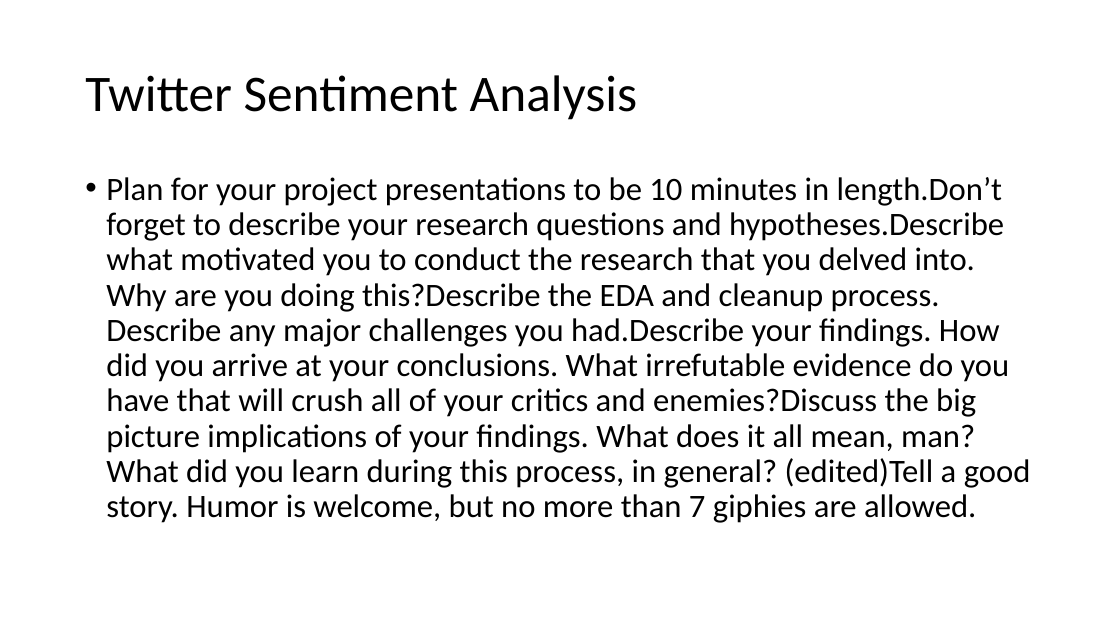
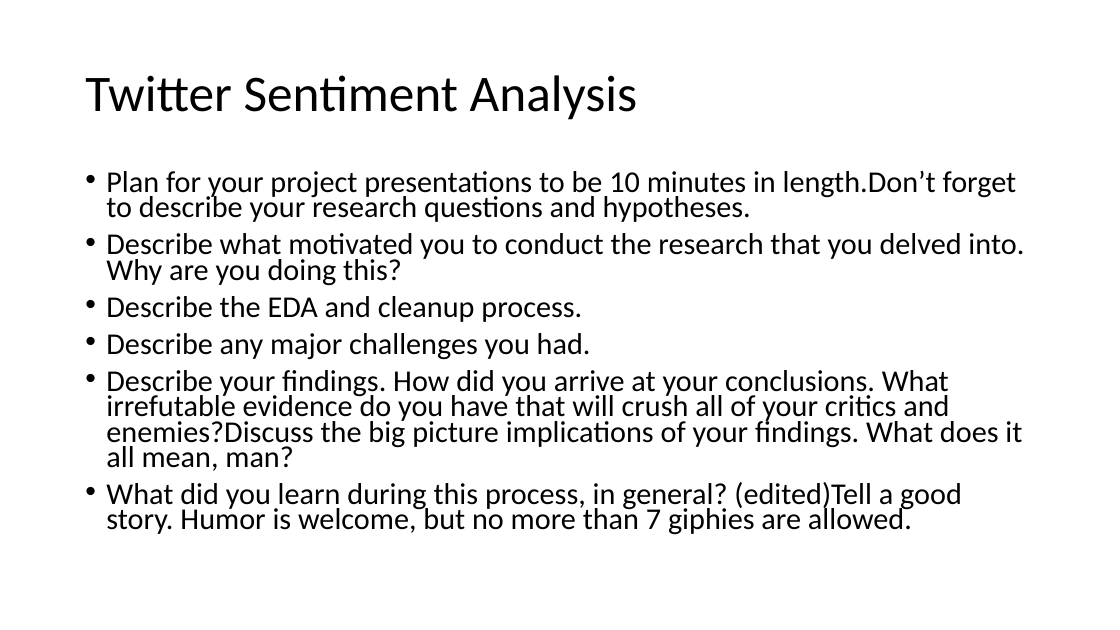
Before and after one commit to Erik-AR/cryptoproject, a slide deck: slide 8 of presentation cyptoproject.pptx (slide 4 before the commit). Drawn at 1120x630 pixels with LibreOffice and Linux fonts; fonts in the diff are those of the drawing. Boxes give left, top, right and bottom in pixels: in the first picture for what was removed or moved away, otherwise in the second. Text is boxed around its words. In the diff, an @@ line names an element or a change of style, - is before the commit and + after.

```diff
--- a/presentation cyptoproject.pptx
+++ b/presentation cyptoproject.pptx
@@ text at (106,171,1024,535): text changed; size 28 to 25.9 pt @@
-• Plan for your project presentations to be 10 minutes in length.Don’t forget to describe your research questions and hypotheses.Describe what motivated you to conduct the research that you delved into. Why are you doing this?Describe the EDA and cleanup process. Describe any major challenges you had.Describe your findings. How did you arrive at your conclusions. What irrefutable evidence do you have that will crush all of your critics and enemies?Discuss the big picture implications of your findings. What does it all mean, man?What did you learn during this process, in general? (edited)Tell a good story. Humor is welcome, but no more than 7 giphies are allowed.
+• Plan for your project presentations to be 10 minutes in length.Don’t forget to describe your research questions and hypotheses.
+• Describe what motivated you to conduct the research that you delved into. Why are you doing this?
+• Describe the EDA and cleanup process.
+• Describe any major challenges you had.
+• Describe your findings. How did you arrive at your conclusions. What irrefutable evidence do you have that will crush all of your critics and enemies?Discuss the big picture implications of your findings. What does it all mean, man?
+• What did you learn during this process, in general? (edited)Tell a good story. Humor is welcome, but no more than 7 giphies are allowed.
```
Also in this commit, not shown: 1 other slide changed, 2 slides added, 5 other files.
